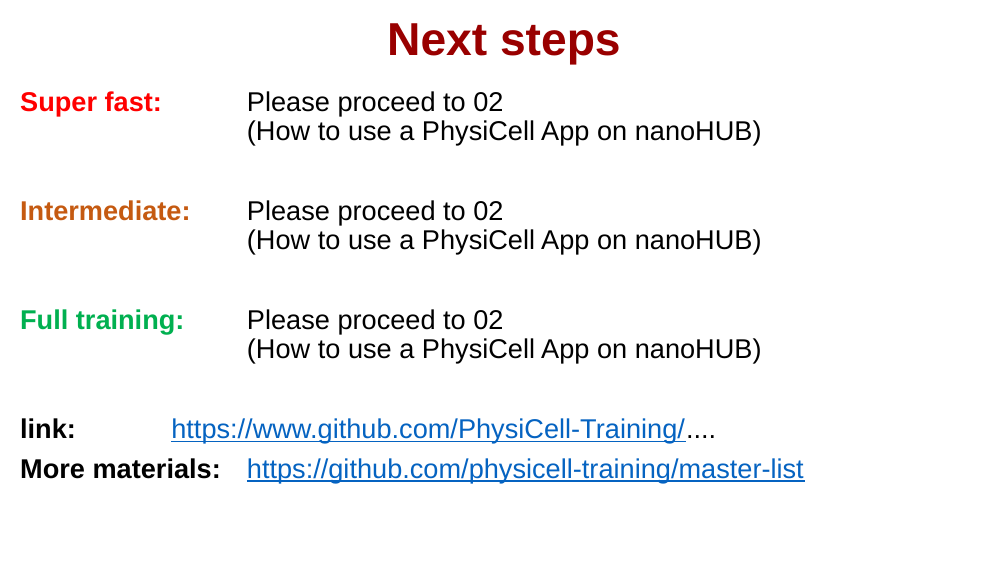
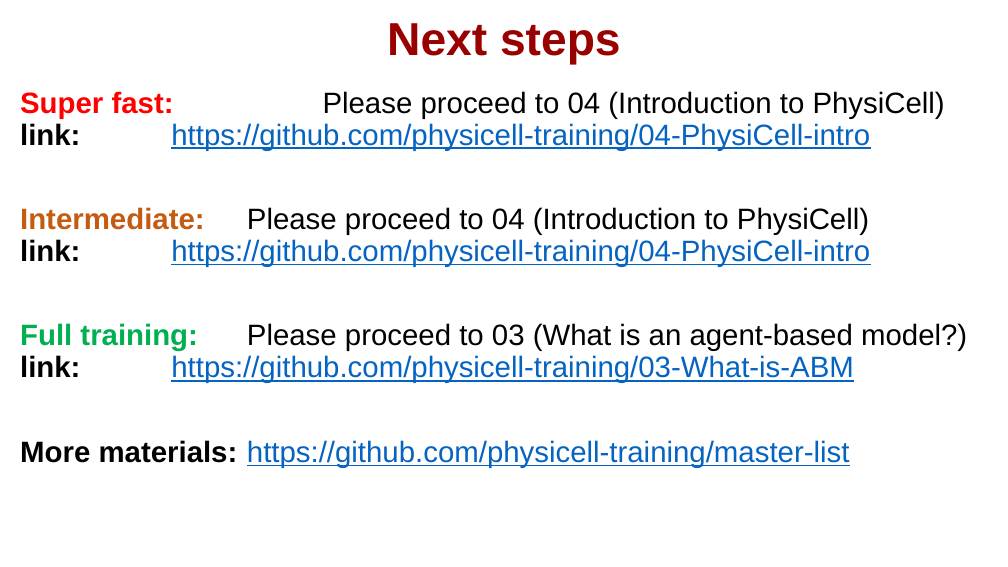
Before and after one commit to physicell-training/02-How-to-nanoHUB, a slide deck: slide 12 of pptx_source/02-How-to-nanoHUB.pptx. Drawn at 1008x567 pixels with LibreOffice and Linux fonts; fonts in the diff are those of the drawing; background and template pictures are left out. Boxes give left, top, right and bottom in pixels: in the first picture for what was removed or moved away, otherwise in the second. Text is boxed around its words. In the diff, an @@ line names an element or a change of style, - is before the commit and + after.

```diff
--- a/pptx_source/02-How-to-nanoHUB.pptx
+++ b/pptx_source/02-How-to-nanoHUB.pptx
@@ text at (20,91,967,383): text changed; size 19.4 to 21 pt; text colour #000000 to #0563C1 @@
-Super fast: Please proceed to 02
-(How to use a PhysiCell App on nanoHUB)
-Intermediate: Please proceed to 02
-(How to use a PhysiCell App on nanoHUB)
-Full training: Please proceed to 02
-(How to use a PhysiCell App on nanoHUB)
-link: https://www.github.com/PhysiCell-Training/....
+Super fast: Please proceed to 04 (Introduction to PhysiCell)
+link: https://github.com/physicell-training/04-PhysiCell-intro
+Intermediate: Please proceed to 04 (Introduction to PhysiCell)
+link: https://github.com/physicell-training/04-PhysiCell-intro
+Full training: Please proceed to 03 (What is an agent-based model?)
+link: https://github.com/physicell-training/03-What-is-ABM
@@ text at (20,440,849,468): size 19.4 to 21 pt in "More materials: https://github.com/physicell-training/master ..." @@
```
Also in this commit, not shown: 1 other slide changed, 2 other files.
